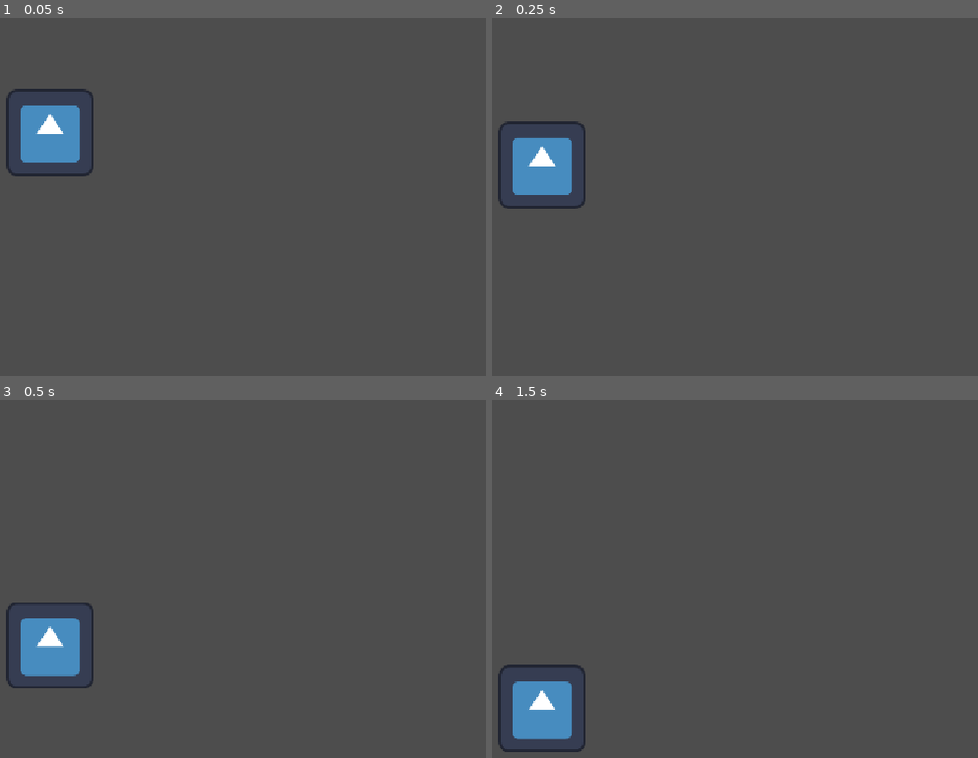
Above: before the commit, frames 1-4 (two rows, left to right).
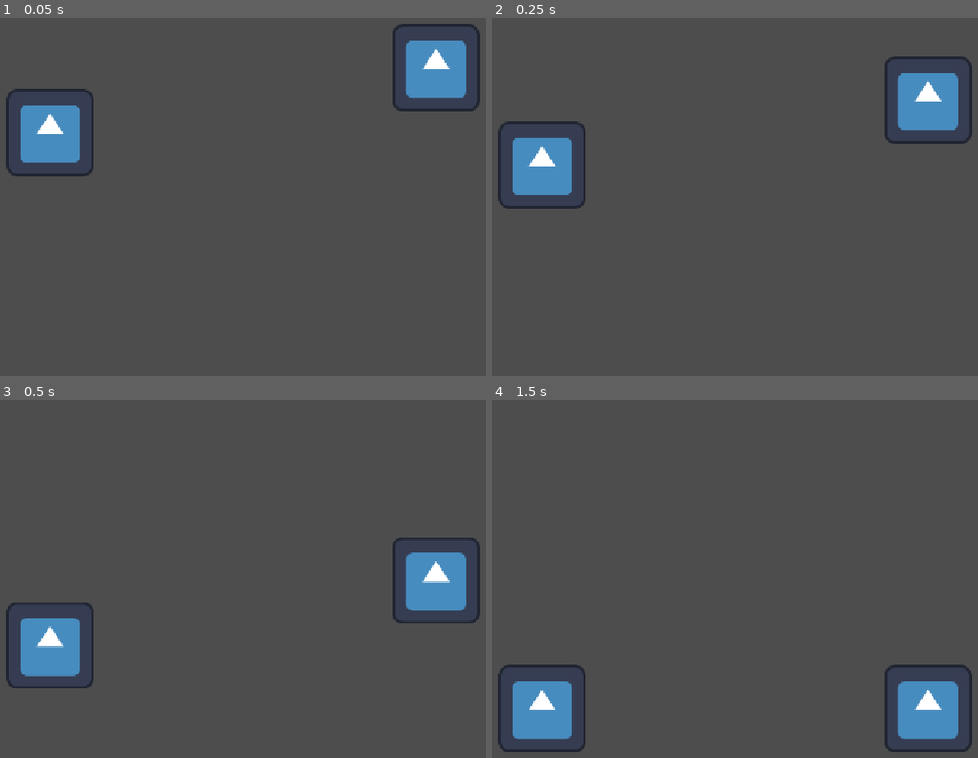
Above: after the commit, the same moments.

Repository: Justiniscoding/HavenHamilton
Game: Godot game, scene res://Scenes/game.tscn
The game is run twice, just before and just after one commit, with the same random seed, the same clock (stepped at 60 frames per second) and the same inputs. The engine's default icon, where the game draws it, is replaced by a stand-in: a white triangle on a blue panel in a dark square.
Inputs:
- Up to frame 1 (0.05 s): no input
- Up to frame 2 (0.25 s): no input
- Up to frame 3 (0.5 s): no input
- Up to frame 4 (1.5 s): tap Enter at 1.25 s

The runs differ from the first frame. In frame 1, 2.6% of the frame differs, in the area x 80-99%, y 1-27%; in frame 2, 2.6%; in frame 3, 2.6%; in frame 4, 2.6%, in the area x 80-99%, y 73-99%.

Commit message:
added second player

Diff:
--- a/Scenes/game.tscn
+++ b/Scenes/game.tscn
@@ -15,3 +15,7 @@
 [node name="CollisionShape2D" type="CollisionShape2D" parent="StaticBody2D" unique_id=437723768]
 position = Vector2(592, 640)
 shape = SubResource("RectangleShape2D_xs5hf")
+
+[node name="Player2" parent="." unique_id=1520999625 instance=ExtResource("1_ebmjs")]
+position = Vector2(791, 180)
+playerNumber = 2
